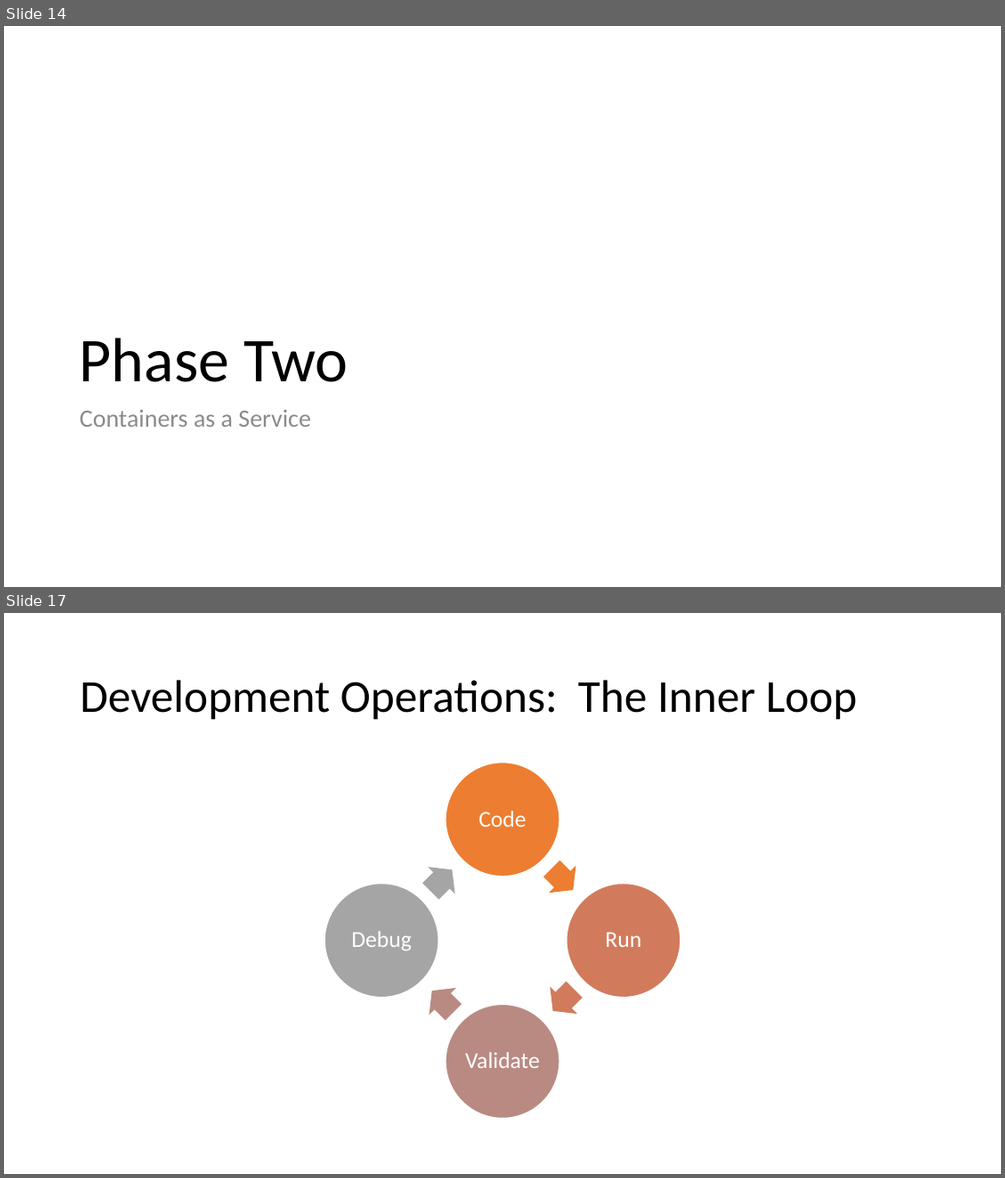
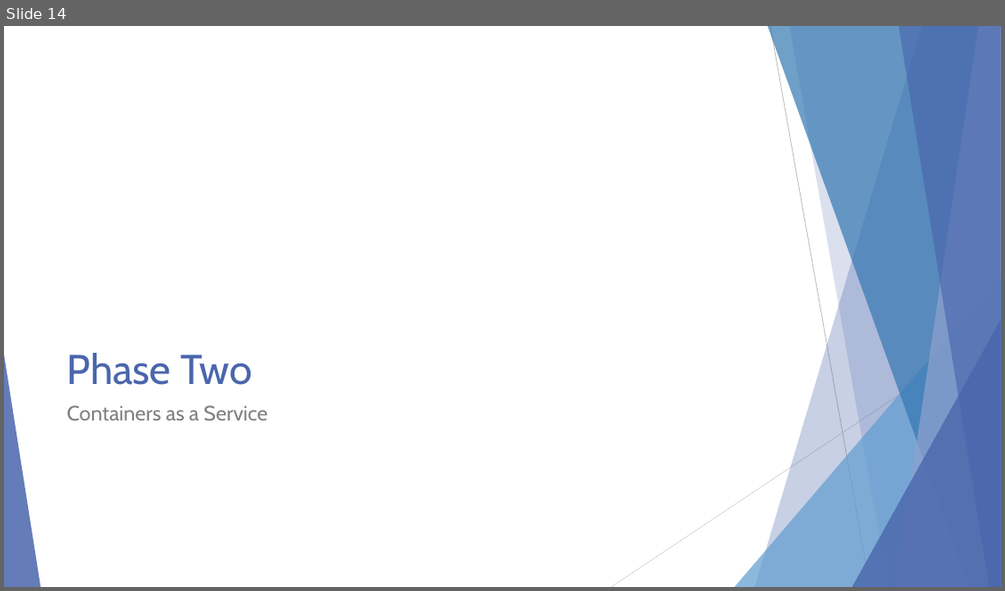
Before and after one commit to EnterpriseProductsLP/docker-straw-man, a slide deck: Docker Proofs of Concept.pptx. Shown one above the other, each under a label of ours: slides 14 and 17 before the commit, slide 14 after it; the slides between them are not shown. The pictures are 1005x1178 and 1005x591 pixels, drawn with LibreOffice and Linux fonts; fonts in the diff are those of the drawing. Boxes give left, top, right and bottom in pixels: in the first picture for what was removed or moved away, otherwise in the second. Text is boxed around its words. In the diff, an @@ line names an element or a change of style, - is before the commit and + after.

Commit message:
Finished styling and animating.

```diff
--- a/Docker Proofs of Concept.pptx
+++ b/Docker Proofs of Concept.pptx
@@ slide 17 removed at bbox=[4, 613, 1001, 1174], background #FFFFFF @@
@@ title removed at bbox=[80, 680, 858, 720] @@
-Development Operations: The Inner Loop
@@ group removed at bbox=[324, 763, 680, 1118]: 4 ellipses, 4 texts, 4 right arrows @@
-Code
-Run
-Validate
-Debug
@@ slide 14 changed as well @@
@@ title "Phase Two": place and size @@
-title "Phase Two" at bbox=[80, 338, 348, 382]
+title "Phase Two" at bbox=[67, 353, 252, 385]
@@ title "Phase Two" at bbox=[67, 353, 252, 385]: size 60 to 40 pt, font Calibri to Cabin, text colour #000000 to #4A66AC; line spacing 0.9 to 1 @@
@@ group added at bbox=[4, 26, 1001, 587]: 5 freeform shapes, 3 triangles, 2 lines @@
@@ text "Containers as a Service": place and size @@
-text "Containers as a Service" at bbox=[80, 410, 311, 426]
+text "Containers as a Service" at bbox=[67, 405, 267, 420]
@@ text "Containers as a Service" at bbox=[67, 405, 267, 420]: size 24 to 20 pt, font Calibri to Cabin, text colour #8C8C8C to #808080; line spacing 0.9 to 1 @@
```
Also in this commit, not shown: 16 other slides changed.
